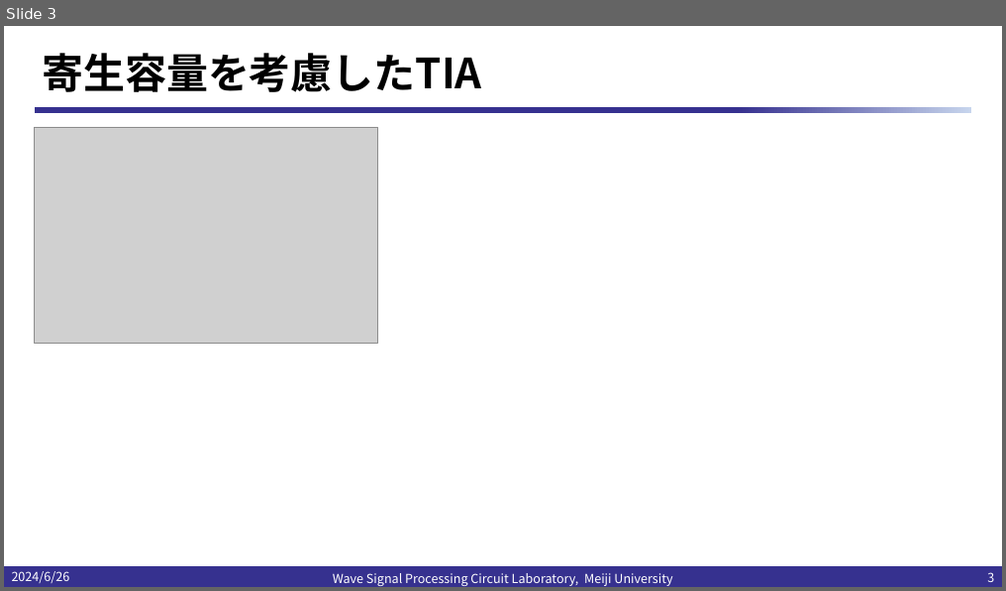
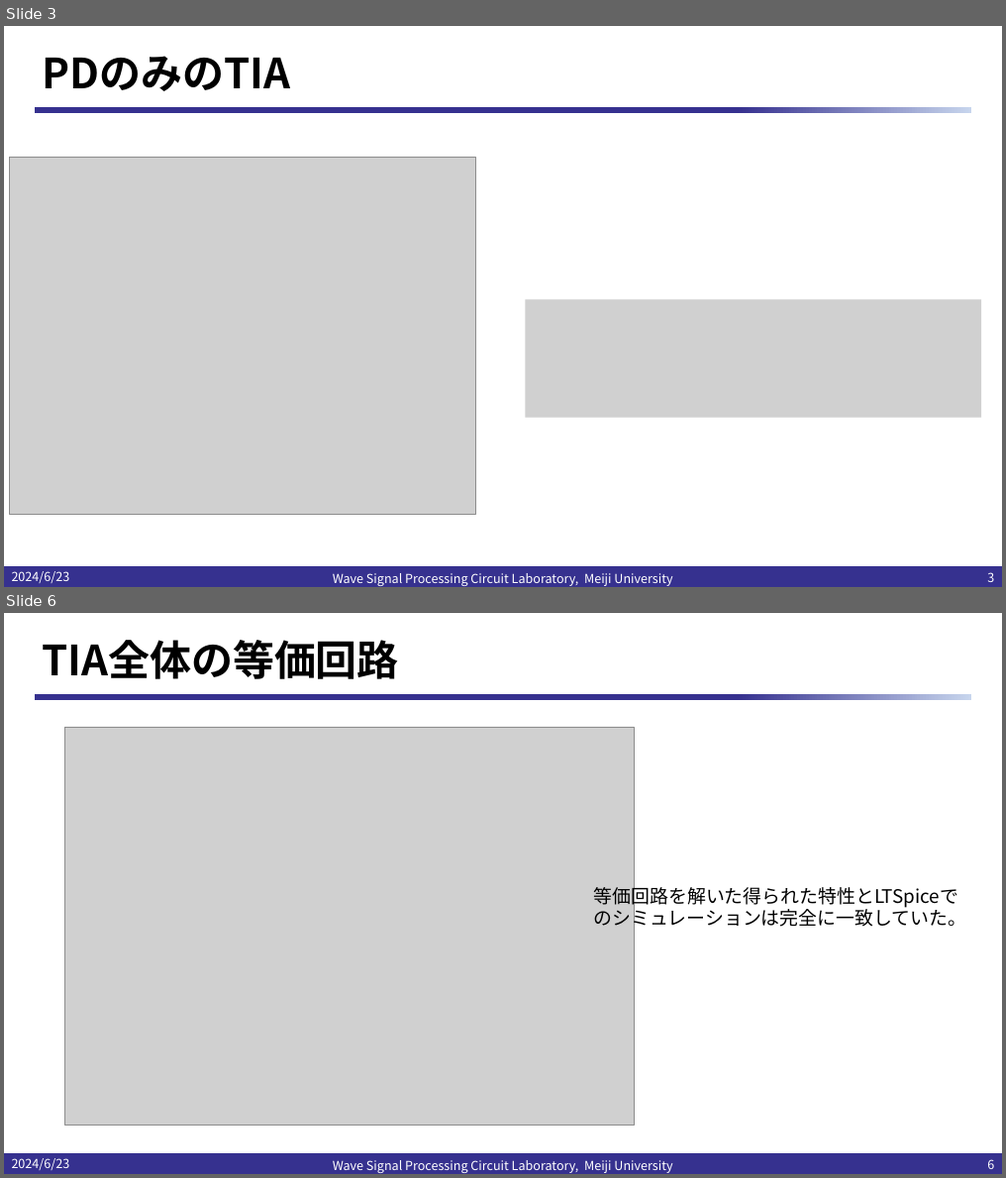
Before and after one commit to kjm-desktop10400/reserch, a slide deck: IHP_2024/20240628/プレゼンテーション2.pptx. Shown one above the other, each under a label of ours: slide 3 before the commit, slides 3 and 6 after it; the slides between them are not shown. The pictures are 1006x591 and 1006x1178 pixels, drawn with LibreOffice and Linux fonts; fonts in the diff are those of the drawing; grey boxes stand for pictures; background and template pictures are left out. Boxes give left, top, right and bottom in pixels: in the first picture for what was removed or moved away, otherwise in the second. Text is boxed around its words. In the diff, an @@ line names an element or a change of style, - is before the commit and + after.

```diff
--- a/IHP_2024/20240628/プレゼンテーション2.pptx
+++ b/IHP_2024/20240628/プレゼンテーション2.pptx
@@ slide 6 added at box(4, 613, 1002, 1174), background #FFFFFF; not listed: 2 template elements that a slide beside it also shows @@
@@ title added at box(42, 640, 399, 679), 40 pt, text #000000, bold @@
+TIA全体の等価回路
@@ picture added at box(64, 727, 635, 1126) @@
@@ text added at box(594, 883, 967, 931), 18 pt, text #000000 @@
+等価回路を解いた得られた特性とLTSpiceでのシミュレーションは完全に一致していた。
@@ text added at box(12, 1158, 70, 1170), 12 pt, text #FFFFFF @@
+2024/6/23
@@ text added at box(333, 1160, 672, 1173), 12 pt, text #FFFFFF @@
+Wave Signal Processing Circuit Laboratory, Meiji University
@@ page number added at box(987, 1159, 994, 1169), 12 pt, text #FFFFFF @@
+6
@@ slide 3 changed as well @@
@@ title at box(42, 56, 290, 91): text changed @@
-寄生容量を考慮したTIA
+PDのみのTIA
@@ picture removed at box(35, 128, 377, 344) @@
@@ picture added at box(9, 157, 476, 514) @@
@@ picture added at box(525, 300, 982, 418) @@
@@ text at box(12, 571, 70, 583): text changed @@
-2024/6/26
+2024/6/23
```
Also in this commit, not shown: 2 other slides changed, 2 other slides added.
